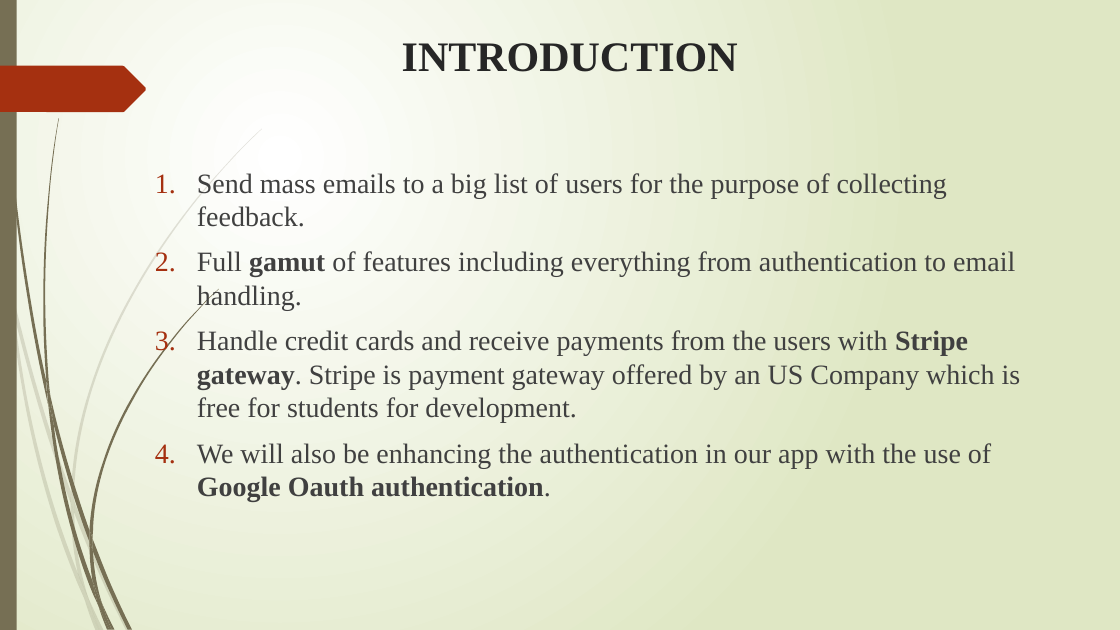
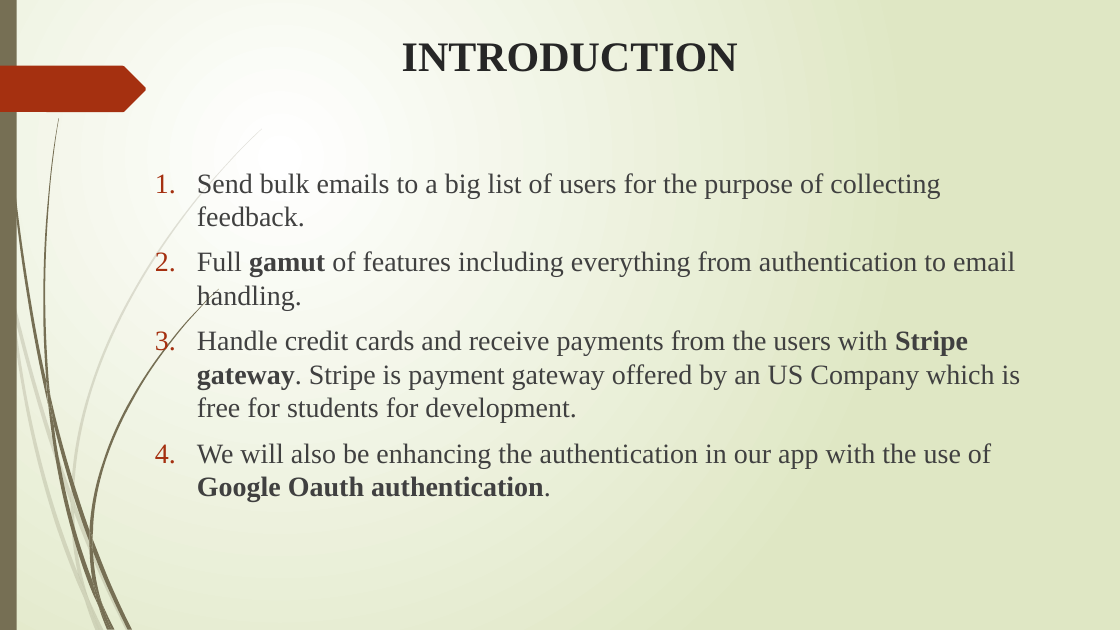
Before and after one commit to vijaykumarrpai/mca-code, a slide deck: slide 3 of 5thSem/Project/Bulk Email Aggregtor_22_10_2019.pptx. Drawn at 1120x630 pixels with LibreOffice and Linux fonts; fonts in the diff are those of the drawing. Boxes give left, top, right and bottom in pixels: in the first picture for what was removed or moved away, otherwise in the second. Text is boxed around its words. In the diff, an @@ line names an element or a change of style, - is before the commit and + after.

```diff
--- a/5thSem/Project/Bulk Email Aggregtor_22_10_2019.pptx
+++ b/5thSem/Project/Bulk Email Aggregtor_22_10_2019.pptx
@@ text at [197, 173, 940, 227]: text changed @@
-1. Send mass emails to a big list of users for the purpose of collecting feedback.
+1. Send bulk emails to a big list of users for the purpose of collecting feedback.
```
Also in this commit, not shown: 4 other slides changed, 10 other files.
